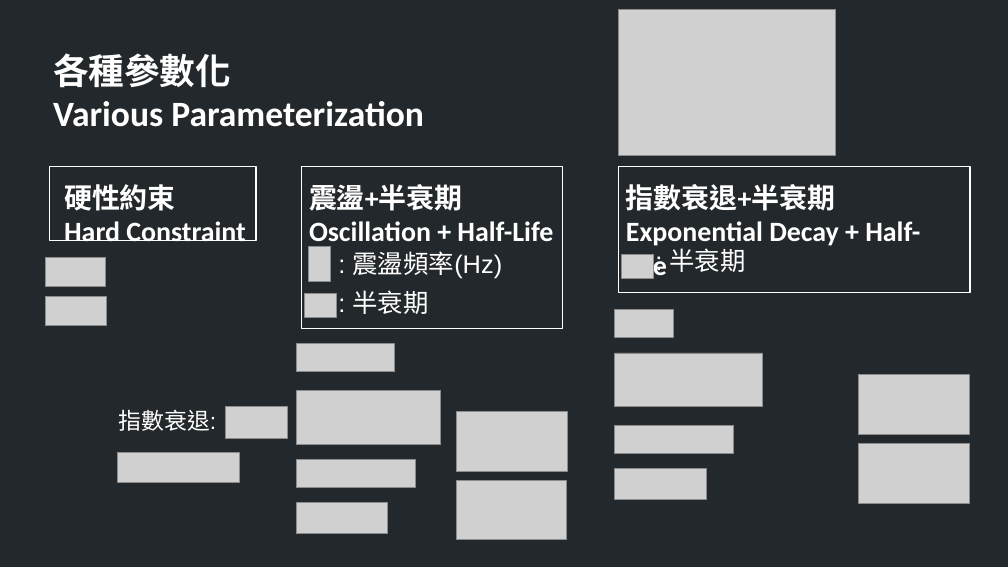
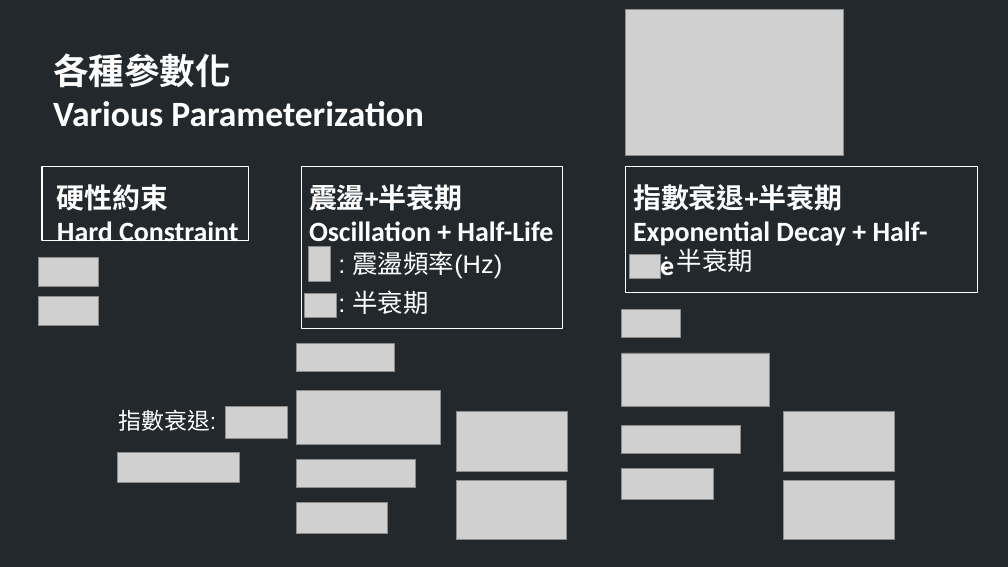
Before and after one commit to TheAllenChou/unity-physics-constraints, a slide deck: slide 10 of slides/03-soft-constraints-mandarin.odp. Drawn at 1008x567 pixels with LibreOffice and Linux fonts; fonts in the diff are those of the drawing; grey boxes stand for pictures. Boxes give left, top, right and bottom in pixels: in the first picture for what was removed or moved away, otherwise in the second. Text is boxed around its words. In the diff, an @@ line names an element or a change of style, - is before the commit and + after.

Commit message:
Slides.

```diff
--- a/slides/03-soft-constraints-mandarin.odp
+++ b/slides/03-soft-constraints-mandarin.odp
@@ picture resized from (x1=859, y1=375, x2=970, y2=434) to (x1=626, y1=9, x2=843, y2=155) @@
@@ rectangle moved from (x1=49, y1=166, x2=256, y2=241) to (x1=42, y1=166, x2=249, y2=241) @@
@@ text "硬性約束" moved from (x1=64, y1=184, x2=245, y2=241) to (x1=57, y1=184, x2=238, y2=241) @@
@@ rectangle moved from (x1=618, y1=166, x2=970, y2=293) to (x1=626, y1=166, x2=978, y2=293) @@
@@ picture moved from (x1=46, y1=257, x2=106, y2=286) to (x1=38, y1=257, x2=99, y2=286) @@
@@ 5 pictures, 2 texts moved together from (x1=615, y1=184, x2=920, y2=500) to (x1=622, y1=184, x2=928, y2=500) @@
@@ picture moved from (x1=46, y1=296, x2=106, y2=326) to (x1=38, y1=296, x2=99, y2=326) @@
@@ picture moved from (x1=859, y1=444, x2=970, y2=503) to (x1=784, y1=412, x2=895, y2=471) @@
@@ picture resized from (x1=618, y1=9, x2=836, y2=155) to (x1=784, y1=480, x2=895, y2=540) @@
```
Also in this commit, not shown: 1 other file.
